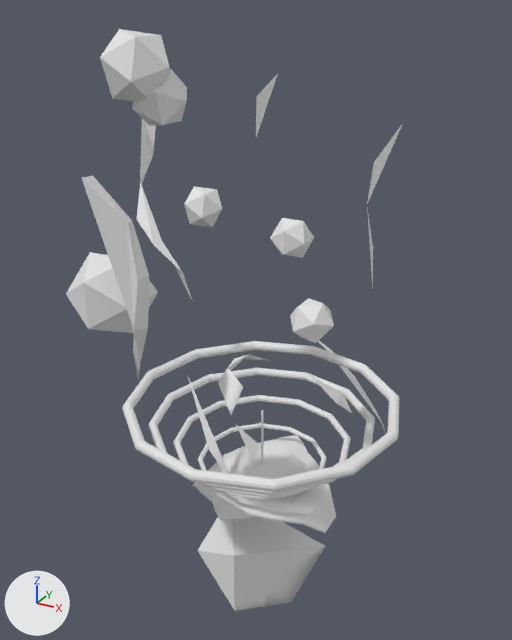
An edit to the OBJ model Assets/Models/RightShoulder/epaule_0001.obj, drawn before and after from the same camera.
One viewpoint serves both versions: a 50 mm lens placed at (0.664, -1.237, 1.025), pointed at (-0.056, 0.072, 0.371). Lighting does not change. The marker at lower left points along +X, +Y and +Z. Where no turn or scale is listed for an object, it has been applied to the vertices. Vertices at the same position are counted once.

The scene before the commit, as lines of its bpy script (objects in view):
```python
me_epaule_0001 = bpy.data.meshes.new('epaule_0001')
me_epaule_0001.from_pydata(...)  # 908 vertices, 974 faces; spans x -0.45..0.315, y -0.373..0.467, z -0.353..0.988
ob_epaule_0001 = bpy.data.objects.new('epaule_0001', me_epaule_0001)
ob_epaule_0001.location = (0.0, 0.0, 0.0)
```
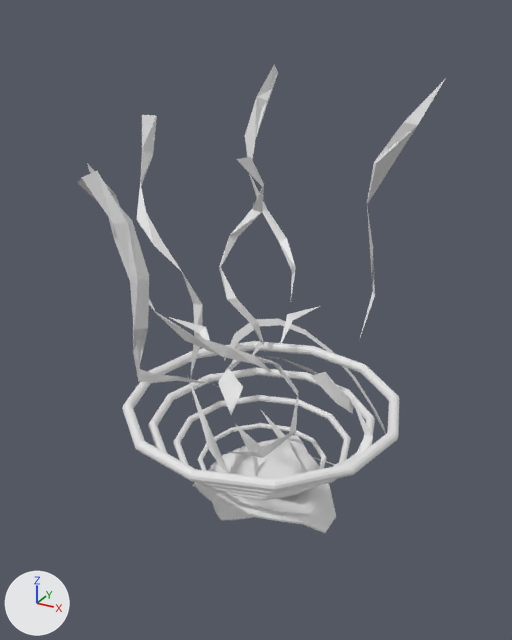
The newer file is also rescaled (x1000.0) as a whole; pictures and numbers use the older file's frame.

Where the change shows, as pixel boxes [x1, y1, x2, y2] in the pictures (512 x 640 px):
'epaule_0001', reshaped (9% wider, 19% shorter): before [66, 29, 402, 611]; after [78, 64, 446, 533]
part 1 of me_epaule_0001, added: after [219, 157, 264, 355]
part 2 of me_epaule_0001, deleted: before [66, 29, 334, 611]
part 3 of me_epaule_0001, built on: before [82, 74, 383, 479]; after [78, 64, 386, 493]
part 4 of me_epaule_0001, added: after [360, 78, 446, 337]

What the commit changed:
me_epaule_0001 is used by ob_epaule_0001; location (0.0, 0.0, 0.0).
me_epaule_0001 had 908 vertices, 974 faces and spanned x -0.45..0.315, y -0.373..0.467, z -0.353..0.988.
me_epaule_0001 now has 947 vertices, 1076 faces and spans x -0.45..0.343, y -0.373..0.467, z -0.07..0.919.
me_epaule_0001 part 1: a new loose piece of 17 vertices spanning x -0.177..-0.069, y 0.064..0.186, z 0.211..0.731.
me_epaule_0001 part 2: 8 loose pieces with 92 vertices, spanning x -0.325..0.165, y -0.366..0.399, z -0.353..0.988, are deleted.
Part 3, on me_epaule_0001:
56 faces are deleted.
107 vertices are added at x -0.438..0.277, y -0.357..0.444, z 0.0..0.897.
259 new faces join them.
Part 4, on me_epaule_0001:
7 vertices are added at x 0.211..0.343, y -0.034..0.021, z 0.427..0.919.
16 new faces join them.
